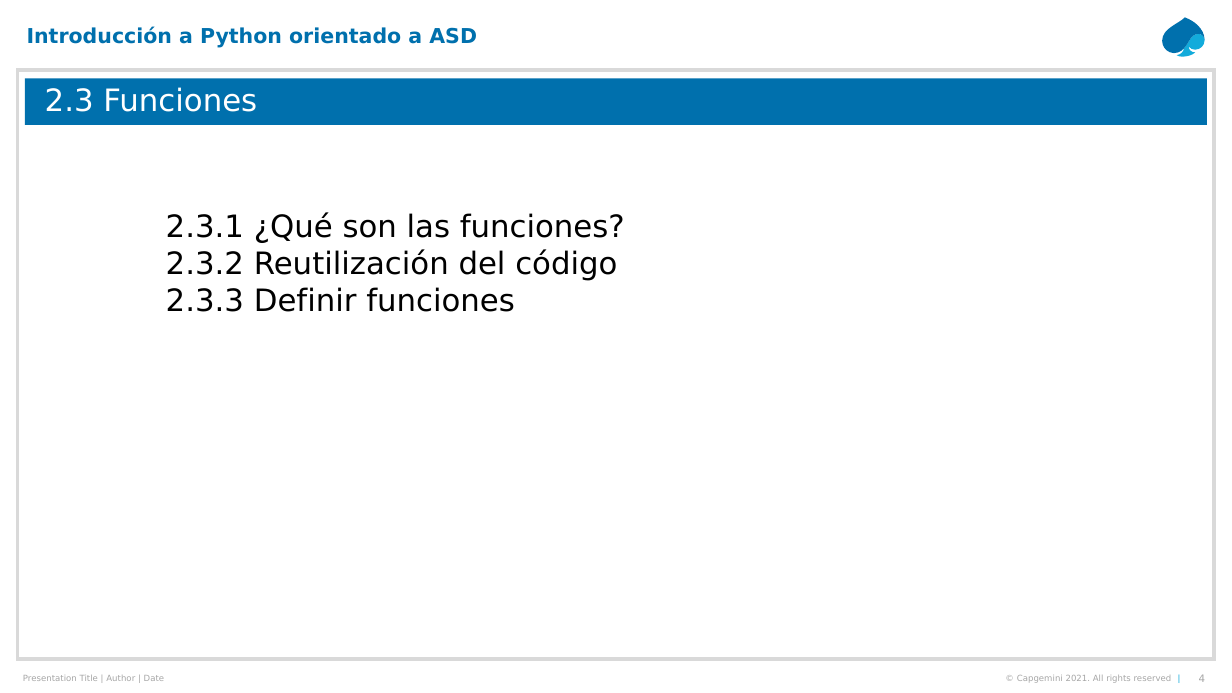
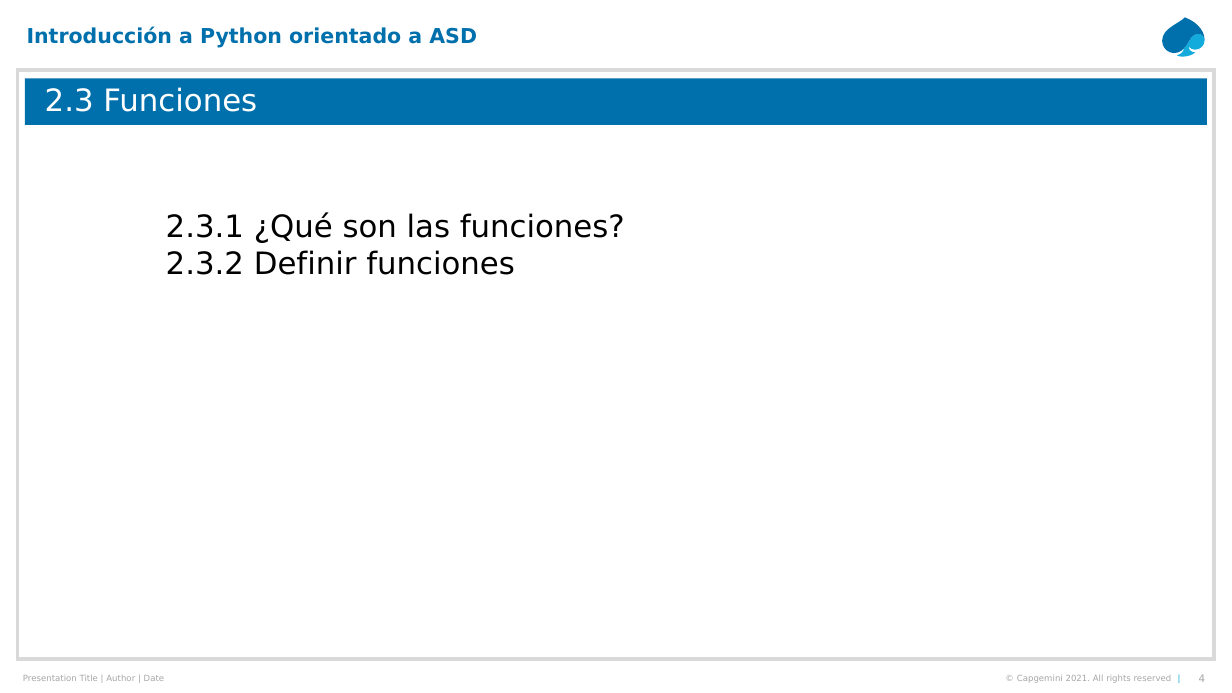
Before and after one commit to jacandau/introduccion-python, a slide deck: slide 4 of presentaciones/02-TiposBasicosSintaxisFunciones.pptx. Drawn at 1232x693 pixels with LibreOffice and Linux fonts; fonts in the diff are those of the drawing. Boxes give left, top, right and bottom in pixels: in the first picture for what was removed or moved away, otherwise in the second. Text is boxed around its words. In the diff, an @@ line names an element or a change of style, - is before the commit and + after.

Commit message:
Empezado funciones

```diff
--- a/presentaciones/02-TiposBasicosSintaxisFunciones.pptx
+++ b/presentaciones/02-TiposBasicosSintaxisFunciones.pptx
@@ text at (166, 250, 515, 275): text changed @@
-  2.3.2 Reutilización del código
-  2.3.3 Definir funciones
+  2.3.2 Definir funciones
```
Also in this commit, not shown: 1 other file.
